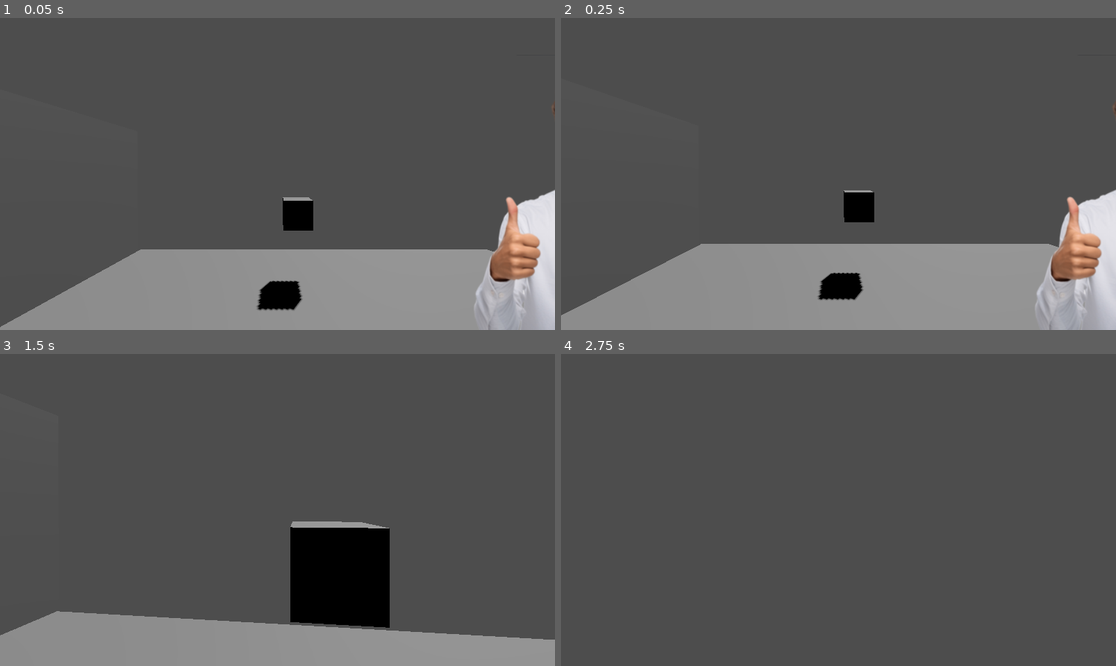
Above: before the commit, frames 1-4 (two rows, left to right).
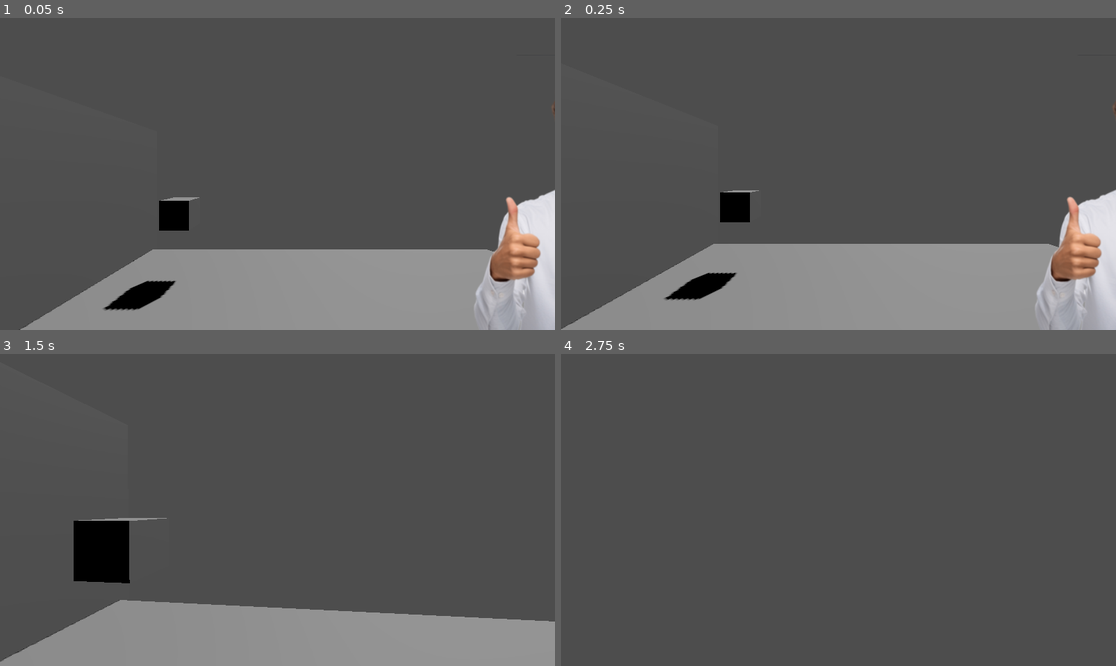
Above: after the commit, the same moments.

Repository: Doravid/Escape-From-Costkia
Game: Godot game, scene res://Scenes/mainGame.tscn
Two runs of this game, one before a commit and one after it. Both use one fixed random seed, a clock stepped at 60 frames per second and the inputs below.
Inputs (mouse positions are in pixels of both pictures, inside the frame that each line leads up to):
- Up to frame 1 (0.05 s): no input
- Up to frame 2 (0.25 s): no input
- Up to frame 3 (1.5 s): tap Enter (ui_accept) at 0.5, 0.77 s; move the mouse to (305, 510) at 0.52 s; hold W (ui_up) from 0.53 s (still down); right-click (305, 510) at 0.6 s; tap E (interact) at 0.8, 1.35 s; move the mouse to (249, 510) at 1.27 s
- Up to frame 4 (2.75 s): keep holding W (ui_up); tap Enter (ui_accept) at 1.52 s; click (810, 510) at 1.55 s; move the mouse to (849, 503) at 2.02 s; click (849, 503) at 2.1 s; right-click (849, 503) at 2.3 s

The runs differ from the first frame. In frame 1, 3.4% of the frame differs, in the area x 0-57%, y 57-100%; in frame 2, 3.2%; in frame 3, 12%, in the area x 0-100%, y 52-99%; in frame 4, nothing differs.

Commit message:
add pathfinding modes "roam" and "pursuit" to NPCs
NPCs switch between the two modes when the are hit with an interactable object or after waiting a set time after being hit. the time is dependent on how many times they have been hit in the past.

Diff:
--- a/Scenes/interactableBox.tscn
+++ b/Scenes/interactableBox.tscn
@@ -1,10 +1,13 @@
-[gd_scene load_steps=2 format=3 uid="uid://bmuget5b8bstf"]
+[gd_scene load_steps=3 format=3 uid="uid://bmuget5b8bstf"]
+
+[ext_resource type="Script" path="res://scripts/interactableItem.gd" id="1_6bkml"]
 
 [sub_resource type="BoxShape3D" id="BoxShape3D_a6nhg"]
 
 [node name="Box" type="RigidBody3D"]
 collision_layer = 2
 collision_mask = 3
+script = ExtResource("1_6bkml")
 metadata/canBePickup = true
 metadata/type = "test"
 
--- a/Scenes/interactableMan.tscn
+++ b/Scenes/interactableMan.tscn
@@ -1,6 +1,7 @@
-[gd_scene load_steps=3 format=3 uid="uid://d3xab6vqx885f"]
+[gd_scene load_steps=4 format=3 uid="uid://d3xab6vqx885f"]
 
 [ext_resource type="Texture2D" uid="uid://b1jv5a3ulxg3v" path="res://assets/man.png" id="1_dxcrj"]
+[ext_resource type="Script" path="res://scripts/npcCore.gd" id="1_ecyft"]
 
 [sub_resource type="CylinderShape3D" id="CylinderShape3D_igoky"]
 
@@ -8,6 +9,9 @@
 collision_layer = 2
 collision_mask = 3
 mass = 0.074
+contact_monitor = true
+max_contacts_reported = 5
+script = ExtResource("1_ecyft")
 
 [node name="CollisionShape3D" type="CollisionShape3D" parent="."]
 shape = SubResource("CylinderShape3D_igoky")
@@ -18,3 +22,11 @@
 
 [node name="CSGCylinder3D" type="CSGCylinder3D" parent="."]
 visible = false
+
+[node name="RayCast3D" type="RayCast3D" parent="."]
+target_position = Vector3(0, 0, 0)
+
+[node name="Timer" type="Timer" parent="."]
+one_shot = true
+
+[connection signal="body_entered" from="." to="." method="_on_body_entered"]
--- a/Scenes/mainGame.tscn
+++ b/Scenes/mainGame.tscn
@@ -28,7 +28,7 @@
 [node name="NavAgent" parent="." instance=ExtResource("4_xprng")]
 
 [node name="TargetPos" type="CSGBox3D" parent="."]
-transform = Transform3D(1, 0, 0, 0, 1, 0, 0, 0, 1, 0, 0, -7.99683)
+transform = Transform3D(1, 0, 0, 0, 1, 0, 0, 0, 1, -4.21158, 0, -7.99683)
 
 [node name="Map" type="NavigationRegion3D" parent="."]
 navigation_mesh = SubResource("NavigationMesh_d735o")
@@ -43,7 +43,7 @@
 use_collision = true
 
 [node name="CSGBox3D2" type="CSGBox3D" parent="Map"]
-transform = Transform3D(-9.53725e-07, 0, 5.50421, 0, 6.52604, 0, -21.8187, 0, -2.40596e-07, -10.5467, 0.306101, -0.0203769)
+transform = Transform3D(-9.53725e-07, 0, 5.50421, 0, 6.52604, 0, -21.8187, 0, -2.40596e-07, -9.58325, 0.306101, -0.0203769)
 use_collision = true
 
 [node name="questReturnPoint" parent="." instance=ExtResource("5_807m7")]
--- a/Scenes/nav_agent.tscn
+++ b/Scenes/nav_agent.tscn
@@ -1,7 +1,6 @@
 [gd_scene load_steps=4 format=3 uid="uid://58ux62k845bs"]
 
 [ext_resource type="Script" path="res://scripts/PathfindAgent.gd" id="1_ay1cc"]
-
 
 [sub_resource type="CapsuleMesh" id="CapsuleMesh_6v8au"]
 
--- a/project.godot
+++ b/project.godot
@@ -61,6 +61,5 @@
 }
 drop={
 "deadzone": 0.5,
-"events": [Object(InputEventMouseButton,"resource_local_to_scene":false,"resource_name":"","device":-1,"window_id":0,"alt_pressed":false,"shift_pressed":false,"ctrl_pressed":false,"meta_pressed":false,"button_mask":2,"position":Vector2(206, 16),"global_position":Vector2(215, 62),"factor":1.0,"button_index":2,"canceled":false,"pressed":true,"double_click":false,"script":null)
-]
+"events": []
 }
--- /dev/null
+++ b/scripts/interactableItem.gd
@@ -0,0 +1,14 @@
+extends RigidBody3D
+
+var wasThrown := false
+
+var speed = linear_velocity.length()
+
+# Called when the node enters the scene tree for the first time.
+func _ready() -> void:
+	pass # Replace with function body.
+
+
+# Called every frame. 'delta' is the elapsed time since the previous frame.
+func _process(delta: float) -> void:
+	pass
--- /dev/null
+++ b/scripts/npcCore.gd
@@ -0,0 +1,44 @@
+extends RigidBody3D
+
+@export var hatred := 0
+
+@export var timesWronged := 0
+
+@export var mode := "roam"
+
+var timeToWait := 0
+
+
+@onready var player = get_node("/root/mainGame/player")
+
+@onready var lastPlayerPos = player.position
+
+var timeElapsed := 0
+
+# Called when the node enters the scene tree for the first time.
+func _ready() -> void:
+	pass # Replace with function body.
+
+
+# Called every frame. 'delta' is the elapsed time since the previous frame.
+func _process(delta: float) -> void:
+
+	$RayCast3D.target_position = player.position
+	if $RayCast3D.is_colliding():
+		if $RayCast3D.get_collider() == player:
+			lastPlayerPos = player.position
+
+
+
+
+func _on_body_entered(body: Node) -> void:
+	if body.has_meta("canBePickup"):
+		if body.wasThrown:
+			timesWronged = timesWronged + 1
+			hatred = timesWronged * 10
+			mode = "pursuit"
+			$Timer.wait_time = hatred
+			$Timer.start()
+			await $Timer.timeout
+			mode = "roam"
+			hatred = 0
--- a/scripts/player.gd
+++ b/scripts/player.gd
@@ -65,6 +65,7 @@
 			heldObject.position = $".".position + -$".".transform.basis.z * 2
 			heldObject.apply_impulse(-$".".transform.basis.z * 50)
 			heldObject.apply_impulse(Vector3(0, 10, 0))
+			heldObject.wasThrown = true
 			heldObject = null
 
 	if Input.is_action_just_pressed("drop"):
@@ -73,6 +74,7 @@
 			remove_child(heldObject)
 			returnParent.add_child(heldObject)
 			heldObject.position = $".".position + -$".".transform.basis.z * 2
+			heldObject.wasThrown = true
 			heldObject = null
 
 
--- a/scripts/quest_return_point.gd
+++ b/scripts/quest_return_point.gd
@@ -25,7 +25,11 @@
 			if body.get_meta("type") == fetchQuery:
 				player.sanity = player.sanity + 20
 				body.queue_free()
+				if not repeatableBool:
+					queue_free()
 		else:
 			if body.name == fetchQuery:
 				player.sanity = player.sanity + 40
 				body.queue_free()
+				if not repeatableBool:
+					queue_free()
